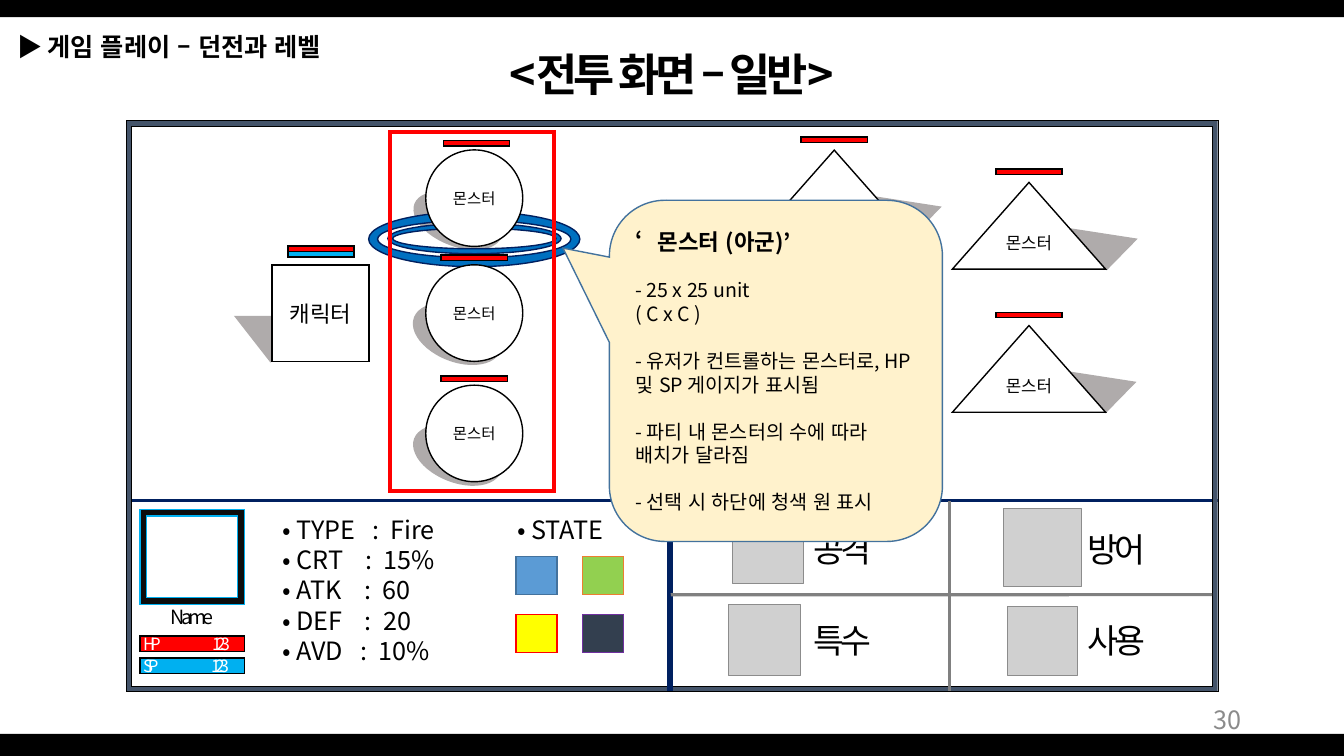
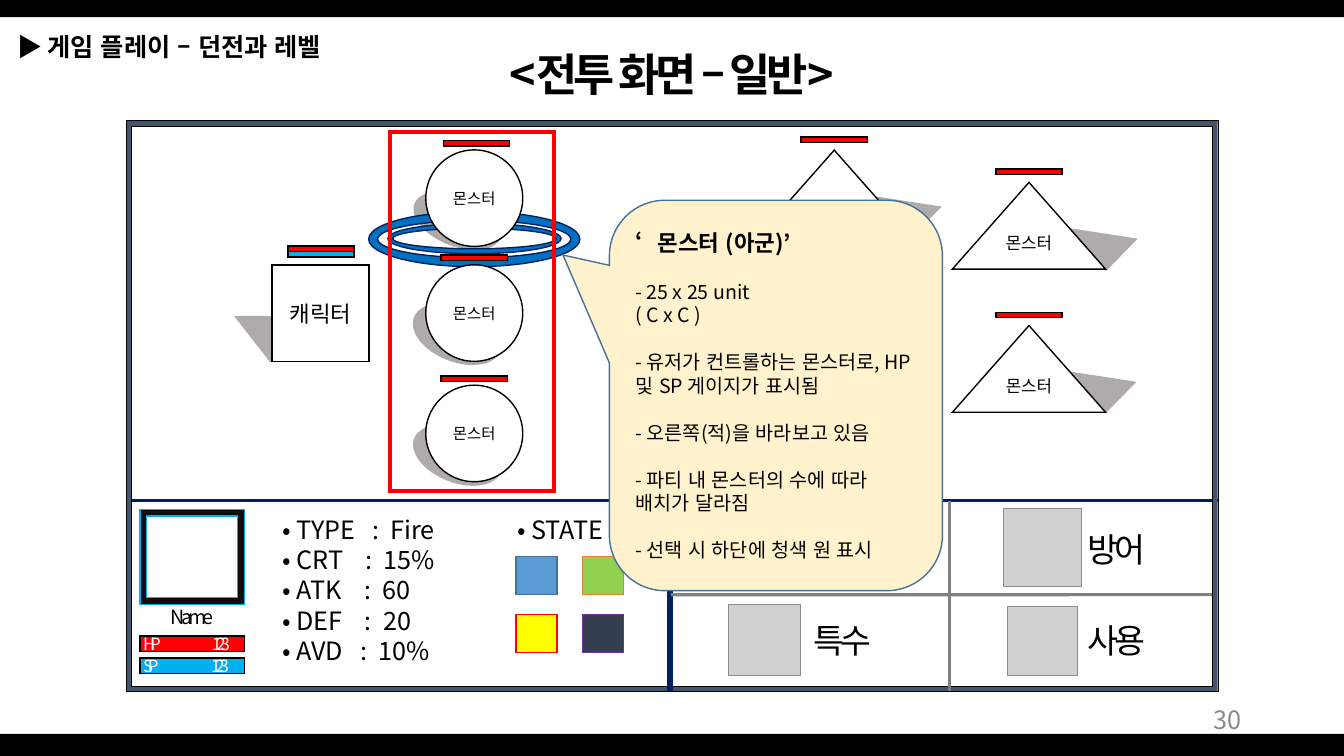
Before and after one commit to Bumizi/GameDesign, a slide deck: slide 30 of 2018 동계방학 기획자 특훈/Dungeon Tamer_1901011.pptx. Drawn at 1344x756 pixels with LibreOffice and Linux fonts; fonts in the diff are those of the drawing; grey boxes stand for pictures. Boxes give left, top, right and bottom in pixels: in the first picture for what was removed or moved away, otherwise in the second. Text is boxed around its words. In the diff, an @@ line names an element or a change of style, - is before the commit and + after.

```diff
--- a/2018 동계방학 기획자 특훈/Dungeon Tamer_1901011.pptx
+++ b/2018 동계방학 기획자 특훈/Dungeon Tamer_1901011.pptx
@@ rounded speech box "‘몬스터 (아군)’": place and size @@
-rounded speech box "‘몬스터 (아군)’" at (610, 201, 943, 541)
+rounded speech box "‘몬스터 (아군)’" at (610, 201, 943, 591)
@@ text in rounded speech box at (636, 352, 912, 559): text changed @@
-- 유저가 컨트롤하는 몬스터로, HP 및 SP 게이지가 표시됨
-- 파티 내 몬스터의 수에 따라 배치가 달라짐
-- 선택 시 하단에 청색 원 표시
+- 유저가 컨트롤하는 몬스터로, HP 및 SP 게이지가 표시됨
+- 오른쪽(적)을 바라보고 있음
+- 파티 내 몬스터의 수에 따라 배치가 달라짐
+- 선택 시 하단에 청색 원 표시
```
Also in this commit, not shown: 8 other slides changed, 2 slides added, 2 other files.
